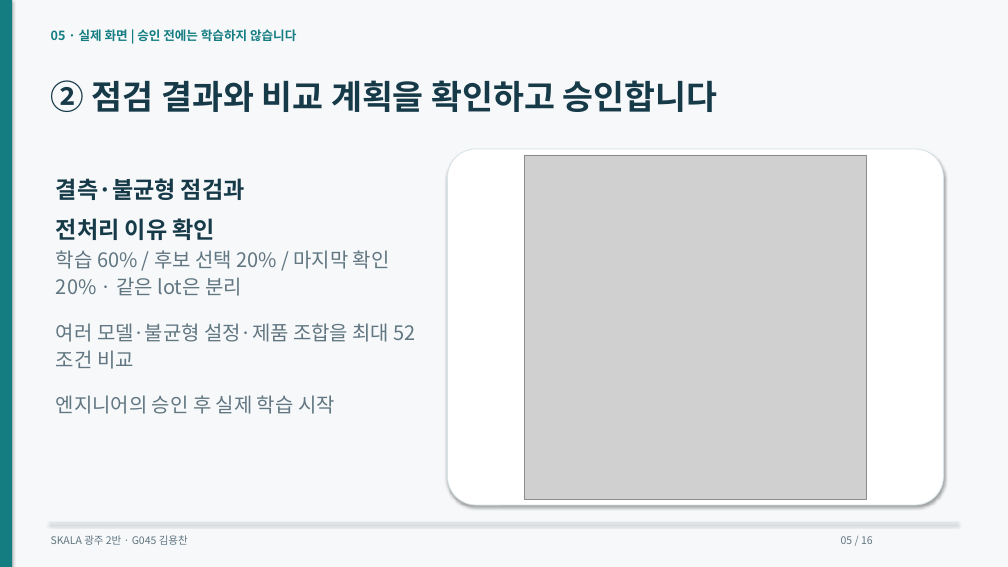
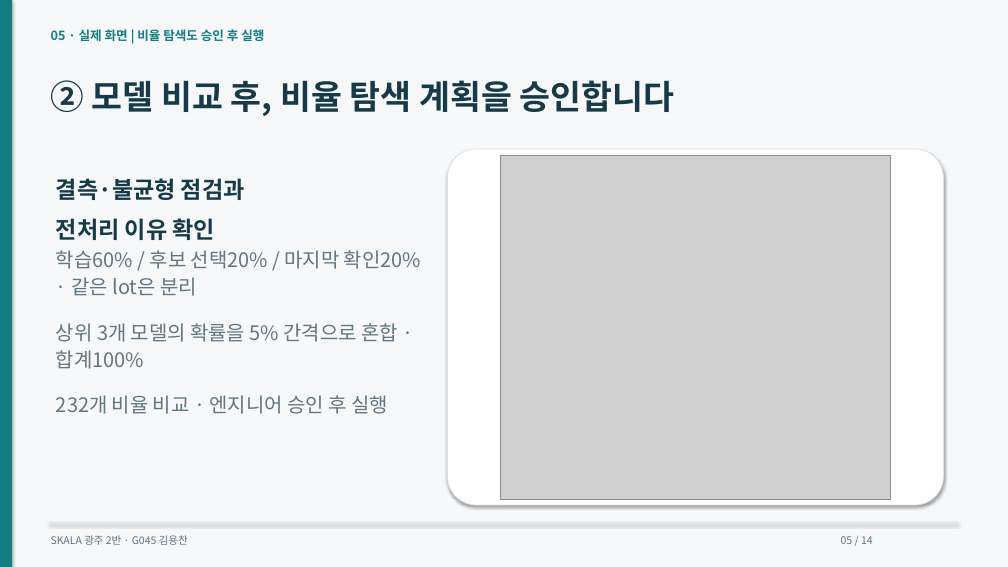
Before and after one commit to dragonchan95/Semiconductor-AI-Agent, a slide deck: slide 5 of docs/G045_Semiconductor_Agent.pptx. Drawn at 1008x567 pixels with LibreOffice and Linux fonts; fonts in the diff are those of the drawing; grey boxes stand for pictures. Boxes give left, top, right and bottom in pixels: in the first picture for what was removed or moved away, otherwise in the second. Text is boxed around its words. In the diff, an @@ line names an element or a change of style, - is before the commit and + after.

```diff
--- a/docs/G045_Semiconductor_Agent.pptx
+++ b/docs/G045_Semiconductor_Agent.pptx
@@ text at [51, 29, 264, 41]: text changed @@
-05 · 실제 화면 | 승인 전에는 학습하지 않습니다
+05 · 실제 화면 | 비율 탐색도 승인 후 실행
@@ text at [51, 80, 675, 116]: text changed @@
-② 점검 결과와 비교 계획을 확인하고 승인합니다
+② 모델 비교 후, 비율 탐색 계획을 승인합니다
@@ picture: place and size @@
-picture at [524, 155, 867, 499]
+picture at [501, 155, 891, 499]
@@ text at [56, 250, 421, 296]: spaces changed @@
-학습 60% / 후보 선택 20% / 마지막 확인 20% · 같은 lot은 분리
+학습60% / 후보 선택20% / 마지막 확인20% · 같은 lot은 분리
@@ text at [56, 323, 398, 369]: text changed @@
-여러 모델·불균형 설정·제품 조합을 최대 52조건 비교
+상위 3개 모델의 확률을 5% 간격으로 혼합 · 합계100%
@@ text at [56, 395, 388, 414]: text changed @@
-엔지니어의 승인 후 실제 학습 시작
+232개 비율 비교 · 엔지니어 승인 후 실행
@@ text at [841, 536, 873, 544]: text changed @@
-05 / 16
+05 / 14
```
Also in this commit, not shown: 12 other slides changed, 1 slide added, 3 slides removed, 37 other files.
